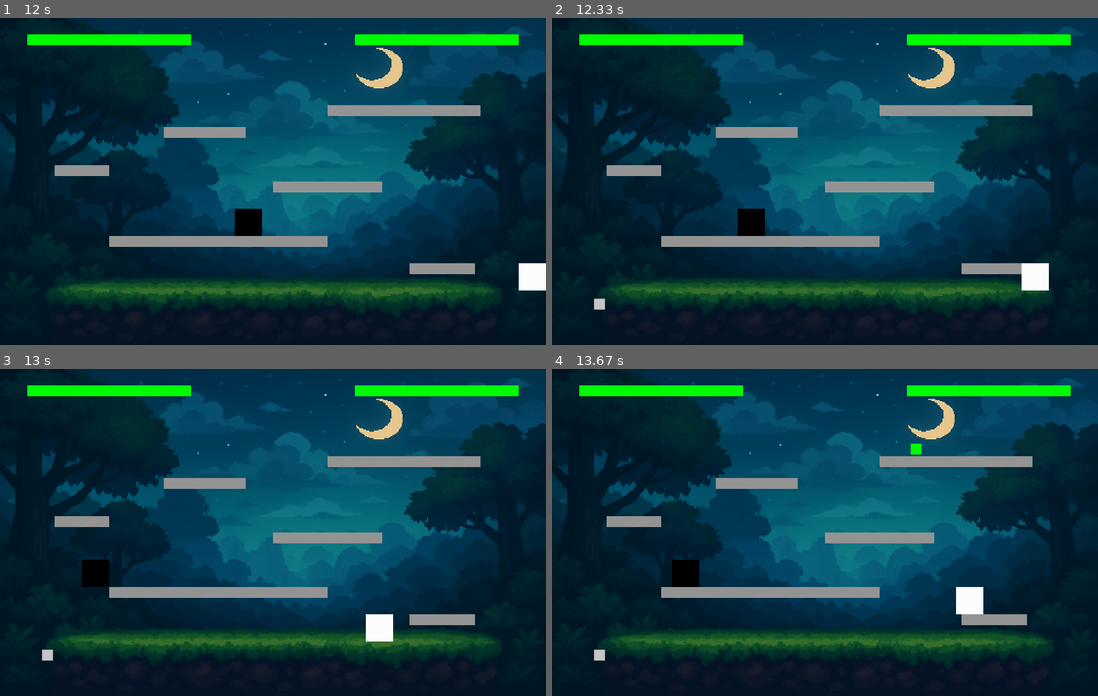
Above: before the commit, frames 1-4 (two rows, left to right).
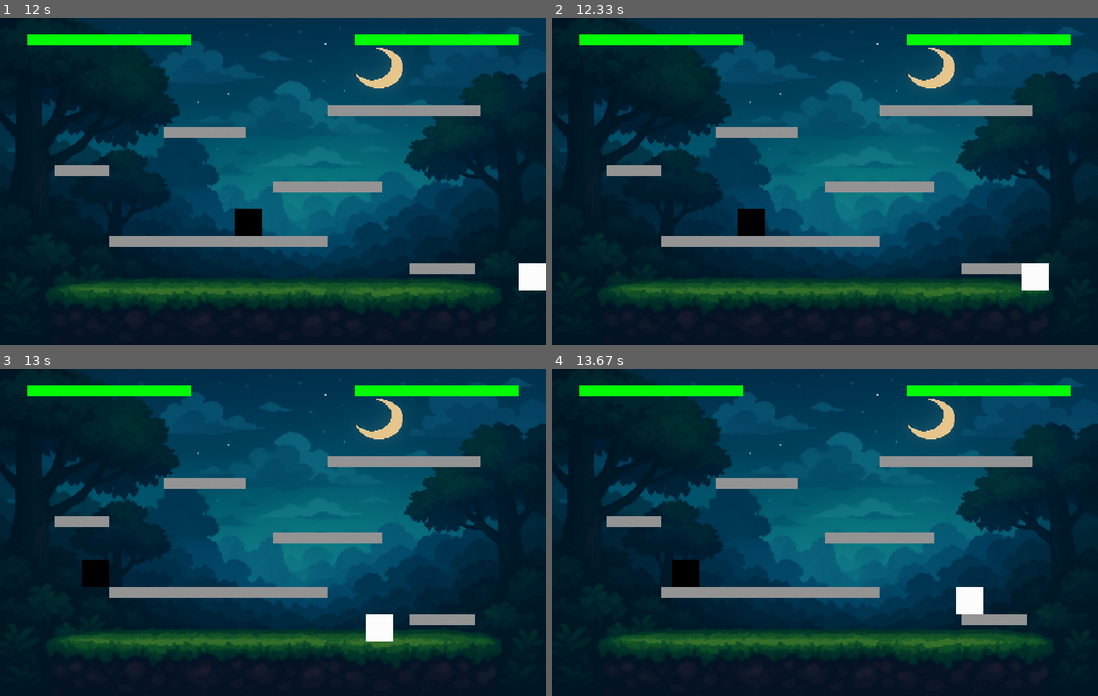
Above: after the commit, the same moments.

Repository: soishizaki/Pygame
Game: pygame game, started from lutinha.py
The game is run twice, just before and just after one commit, with the same random seed, the same clock (stepped at 60 frames per second) and the same inputs.
Inputs:
- Up to frame 1 (12 s): hold Left 0.33-0.87 s; hold Left 0.9-1.3 s; hold A 0.9-1.3 s; hold Up 1.33-1.7 s; hold W 1.33-1.7 s; hold Right 1.73-2.37 s; hold D 1.73-2.37 s; hold Left 2.4-2.87 s; hold A 2.4-2.87 s; hold Right 2.9-3.37 s; hold D 2.9-3.37 s; hold Up 3.4-3.7 s; hold W 3.4-3.7 s; hold Right 3.73-4.2 s; hold D 3.73-4.2 s; hold Left 4.23-4.77 s; hold A 4.23-4.77 s; hold Left 4.8-5.2 s; hold A 4.8-5.2 s; hold Up 5.23-5.6 s; hold W 5.23-5.6 s; hold Right 5.63-6.27 s; hold D 5.63-6.27 s; hold Left 6.3-6.77 s; hold A 6.3-6.77 s; hold Right 6.8-7.27 s; hold D 6.8-7.27 s; hold Up 7.3-7.6 s; hold W 7.3-7.6 s; hold Right 7.63-8.1 s; hold D 7.63-8.1 s; hold Left 8.13-8.67 s; hold A 8.13-8.67 s; hold Left 8.7-9.1 s; hold A 8.7-9.1 s; hold Up 9.13-9.5 s; hold W 9.13-9.5 s; hold Right 9.53-10.17 s; hold D 9.53-10.17 s; hold Left 10.2-10.67 s; hold A 10.2-10.67 s; hold Right 10.7-11.17 s; hold D 10.7-11.17 s; hold Up 11.2-11.5 s; hold W 11.2-11.5 s; hold Right from 11.53 s (still down); hold D from 11.53 s (still down)
- Up to frame 2 (12.33 s): release Right at 12 s; release D at 12 s; hold Left from 12.03 s (still down); hold A from 12.03 s (still down)
- Up to frame 3 (13 s): release Left at 12.57 s; release A at 12.57 s; hold Left from 12.6 s (still down); hold A from 12.6 s (still down)
- Up to frame 4 (13.67 s): release Left at 13 s; release A at 13 s; hold Up 13.03-13.4 s; hold W 13.03-13.4 s; hold Right from 13.43 s (still down); hold D from 13.43 s (still down)

Frame 1 is identical in both runs. In frame 2, less than 0.1% of the frame differs, in the area x 7-10%, y 85-90%; in frame 3, less than 0.1%; in frame 4, 0.1%, in the area x 7-68%, y 22-90%.

Commit message:
ajuste para os itens nao surgirem abaixo do chao e tbm com menos frequencia

Diff:
--- a/lutinha.py
+++ b/lutinha.py
@@ -105,7 +105,7 @@
 def spawn_item():
     tipo = random.choice(["faca", "arma", "fruta"])
     x = random.randint(50, largura - 70)
-    y = random.randint(100, altura - 70)
+    y = random.randint(100, chao - 30)
     itens.append({"tipo": tipo, "rect": pygame.Rect(x, y, 20, 20)})
 
 def desenhar_itens():
@@ -194,7 +194,7 @@
         pulo2 = False
 
     # Spawn de itens aleatoios
-    if random.randint(0, 200) == 0:  # chance de aparecer item
+    if random.randint(0, 300) == 0:  # chance de aparecer item
         spawn_item()
 
 
